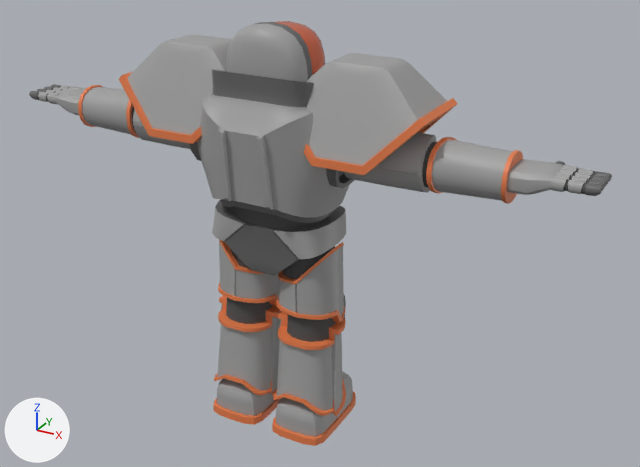
The FBX model Content/Characters/SolarPhalanx/solar_phalanx.fbx: old version first, new version second.
Both versions are drawn from a 50 mm camera at (10.29, -17.13, 13.41) aimed at (0.86, 0.03, 4.83). The axes (+X, +Y, +Z) are drawn at lower left. The lights are the same throughout.
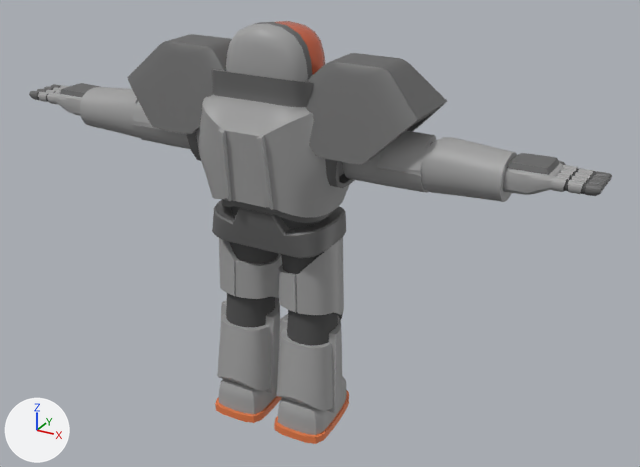
Boxes (x1, y1, x2, y2) around the edits, measured in the pictures (640 x 467 px):
'Cube.011', reshaped (8% shorter)
    before: (119, 34, 458, 175)
    after: (128, 34, 447, 164)
'Cube.001', reshaped
    before: (214, 295, 346, 416)
    after: (217, 298, 343, 413)
'Cube.009', reshaped
    before: (78, 85, 523, 204)
    after: (80, 87, 517, 202)
'Cube.005', reshaped (7% shorter)
    before: (218, 240, 345, 323)
    after: (219, 238, 344, 315)
'Cube.012', reshaped (24% shorter)
    before: (212, 199, 346, 276)
    after: (212, 200, 346, 258)
'Cube', reshaped (6% narrower, 9% shorter)
    before: (213, 371, 356, 446)
    after: (215, 376, 349, 444)
'Cube.010', reshaped
    before: (29, 84, 612, 196)
    after: (29, 83, 612, 196)
part 1 of me_cube_023, built on
    before: (54, 88, 86, 109)
    after: (54, 83, 100, 109)
part 2 of me_cube_023, built on
    before: (507, 159, 563, 187)
    after: (503, 153, 564, 187)
part 4 of me_cube_022, cut back
    before: (78, 85, 139, 138)
    after: (80, 87, 139, 138)
part 5 of me_cube_022, cut back
    before: (426, 137, 523, 204)
    after: (421, 137, 517, 202)
part 7 of me_cube_016, cut back
    before: (214, 295, 346, 416)
    after: (217, 298, 343, 411)
part 8 of me_cube_016, recoloured
    before: (248, 380, 343, 413)
    after: (223, 303, 334, 413)
part 10 of me_cube_026, cut back
    before: (119, 72, 458, 175)
    after: (195, 107, 440, 160)
part 11 of me_cube_026, recoloured
    both: (128, 34, 447, 164)
part 12 of me_cube_026, recoloured
    before: (127, 78, 446, 166)
    after: (191, 102, 446, 162)

What changed in the scene script:
```text
Change me_cube_022:
    remove me_cube_022.from_pydata(...)  # 708 vertices, 704 faces; spans x -5.58..5.58, y -0.97..0.22, z 6.63..7.82
    add me_cube_022.from_pydata(...)  # 324 vertices, 320 faces; spans x -5.49..5.49, y -0.99..0.2, z 6.62..7.83
    me_cube_022 part 4: 1 vertex moved within x -4.03, y -0.8, z 7.65; 351 vertices removed from x -5.58..-3.9, y -0.97..0.22, z 6.63..7.82; 159 vertices added at x -5.49..-3.72, y -0.99..0.2, z 6.62..7.83
    me_cube_022 part 5: 1 vertex moved within x 4.03, y -0.8, z 7.65; 351 vertices removed from x 3.9..5.58, y -0.97..0.22, z 6.63..7.82; 159 vertices added at x 3.72..5.49, y -0.99..0.2, z 6.62..7.83
    remove me_cube_022.materials.append(mat_goldmetal)  # orange #e77d4a
Change me_cube_007:
    remove me_cube_007.from_pydata(...)  # 708 vertices, 704 faces; spans x -1.64..1.64, y -1.51..0.98, z -0.2..0.79
    add me_cube_007.from_pydata(...)  # 708 vertices, 704 faces; spans x -1.6..1.6, y -1.45..0.92, z -0.19..0.77
    me_cube_007 part 9: 708 of 708 vertices moved; they spanned x -1.64..1.64, y -1.51..0.98, z -0.2..0.79 and now span x -1.6..1.6, y -1.45..0.92, z -0.19..0.77; mean shift (0.0, 0.0, 0.0); largest move (0.21, 0.63, -0.2) -> (0.38, 0.59, -0.19)
Change me_cube_016:
    remove me_cube_016.from_pydata(...)  # 2856 vertices, 2848 faces; spans x -1.79..1.79, y -1.4..0.79, z 0.4..3.18
    add me_cube_016.from_pydata(...)  # 1032 vertices, 1024 faces; spans x -1.74..1.74, y -1.38..0.68, z 0.49..3.18
    me_cube_016 part 7: 256 vertices moved from x -1.75..1.75, y -1.3..0.37, z 0.48..2.61 to x -1.66..1.66, y -1.38..0.21, z 0.49..2.6; 2234 vertices removed from x -1.79..1.79, y -1.4..0.79, z 0.4..3.18; 410 vertices added at x -1.55..1.55, y -1.37..0.68, z 0.49..3.18
    me_cube_016 part 8: 94 faces spanning x -1.74..1.74, y -1.32..0.07, z 0.49..2.6 switch from mat_goldmetal (orange #e77d4a) to mat_basemetal (grey #a0a0a0)
Change me_cube_026:
    remove me_cube_026.from_pydata(...)  # 2436 vertices, 2432 faces; spans x -3.92..3.92, y -1.61..1.01, z 7.17..9.24
    add me_cube_026.from_pydata(...)  # 1156 vertices, 1152 faces; spans x -3.73..3.73, y -1.55..0.95, z 7.36..9.24
    me_cube_026 part 10: 200 vertices moved from x -3.76..3.76, y -1.57..0.97, z 7.36..8.38 to x -3.68..3.68, y -1.54..0.94, z 7.36..8.31; 1368 vertices removed from x -3.92..3.92, y -1.61..1.01, z 7.17..8.41; 88 vertices added at x -3.63..3.63, y -1.39..0.79, z 7.36..8.26
    me_cube_026 part 11: 800 faces spanning x -3.73..3.73, y -1.55..0.95, z 7.36..9.24 switch from mat_basemetal (grey #a0a0a0) to mat_secondarymetal (dark grey #646464)
    me_cube_026 part 12: 160 faces spanning x -3.73..3.73, y -1.55..0.95, z 7.36..8.36 switch from mat_goldmetal (orange #e77d4a) to mat_secondarymetal (dark grey #646464)
Change me_cube_023:
    remove me_cube_023.from_pydata(...)  # 5264 vertices, 5200 faces; spans x -7.39..7.39, y -0.88..0.71, z 6.99..7.53
    add me_cube_023.from_pydata(...)  # 5520 vertices, 5456 faces; spans x -7.39..7.39, y -0.88..0.71, z 6.99..7.65
    me_cube_023 part 1: 29 vertices moved from x -6.47..-5.39, y -0.87..0.16, z 7.38..7.53 to x -6.48..-5.38, y -0.88..0.17, z 7.38..7.54; 8 vertices removed from x -6.36..-5.49, y -0.77..0.06, z 7.45..7.53; 136 vertices added at x -6.41..-5.43, y -0.81..0.1, z 7.48..7.65
    me_cube_023 part 2: 29 vertices moved from x 5.39..6.47, y -0.87..0.16, z 7.38..7.53 to x 5.38..6.48, y -0.88..0.17, z 7.38..7.54; 8 vertices removed from x 5.49..6.36, y -0.77..0.06, z 7.45..7.53; 136 vertices added at x 5.43..6.41, y -0.81..0.1, z 7.48..7.65
Change me_cube_027:
    remove me_cube_027.from_pydata(...)  # 930 vertices, 928 faces; spans x -1.57..1.57, y -1.39..0.75, z 4.12..5.49
    add me_cube_027.from_pydata(...)  # 900 vertices, 896 faces; spans x -1.57..1.57, y -1.5..0.79, z 4.7..5.77
    me_cube_027 part 3: 1 vertex moved within x 0.46, y 0.73, z 4.75; 914 vertices removed from x -1.57..1.57, y -1.39..0.75, z 4.12..5.49; 884 vertices added at x -1.57..1.57, y -1.5..0.79, z 4.7..5.77
Change me_cube_018:
    remove me_cube_018.from_pydata(...)  # 2468 vertices, 2464 faces; spans x -1.68..1.68, y -1.19..0.42, z 2.82..4.86
    add me_cube_018.from_pydata(...)  # 836 vertices, 832 faces; spans x -1.64..1.64, y -1.15..0.37, z 2.92..4.98
    me_cube_018 part 6: 2376 vertices removed from x -1.68..1.68, y -1.19..0.42, z 2.82..4.86; 744 vertices added at x -1.64..1.64, y -1.14..0.37, z 2.92..4.98
    remove me_cube_018.materials.append(mat_goldmetal)  # orange #e77d4a
```
